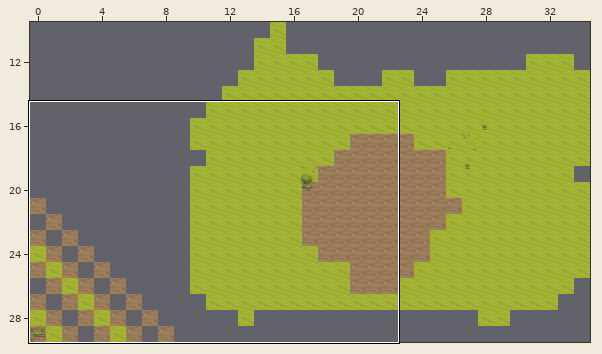
A Tiled map gets an edit: Sapiens/Assets/Resources/Map/TestMapOrtho2.tmx. Above, an overview of the earlier version with the close-up marked.
Close-up. First the earlier version:
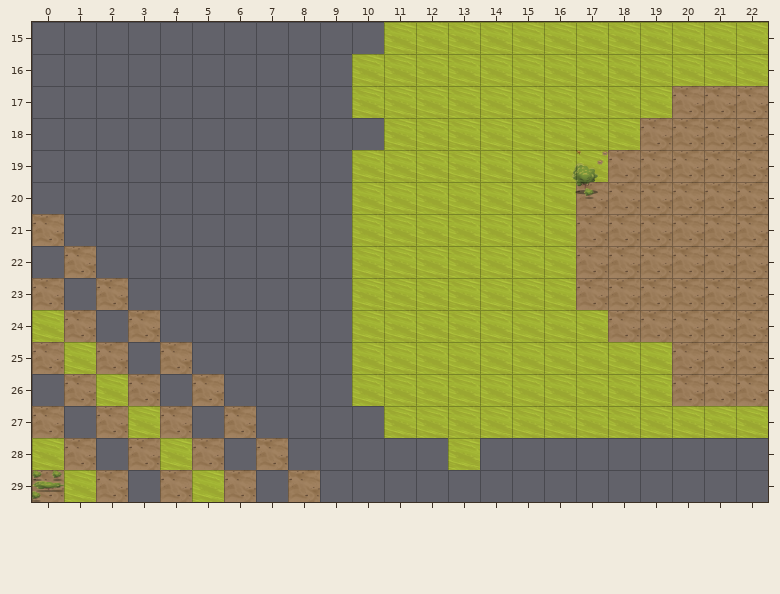
Cells are 500x500 px. Shown: x 0..22, y 15..29.
The result:
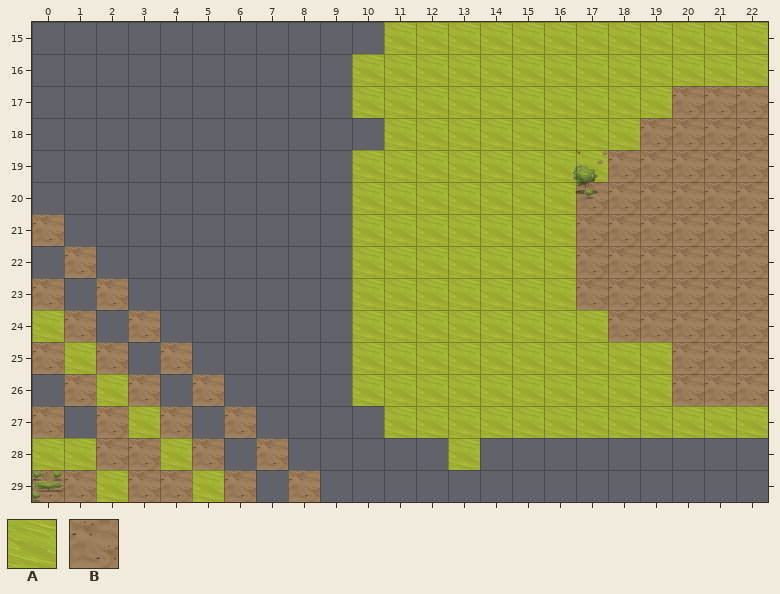
Key: from "Ground": A 0 "Texture_Grass", B 1 "Texture_Dirt".
_ is an empty cell, . an unchanged one.
Tiles of an added or newly shown layer are drawn over the layers below it.
Diff:
--- layer "Test154" (added)
@@ x 1..3 @@
-28 __.
-29 ___
+28 AB.
+29 BAB
Boxes around the changes in both close-ups, in picture pixels (x1, y1, x2, y2):
added: (64, 438, 160, 502)
